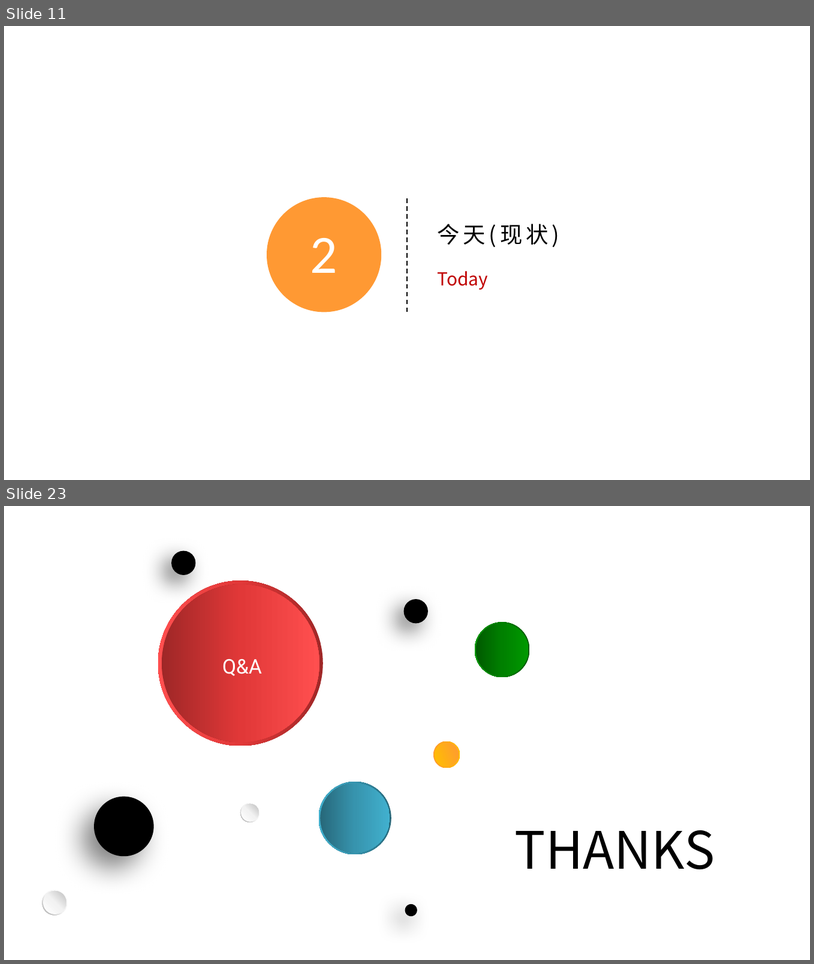
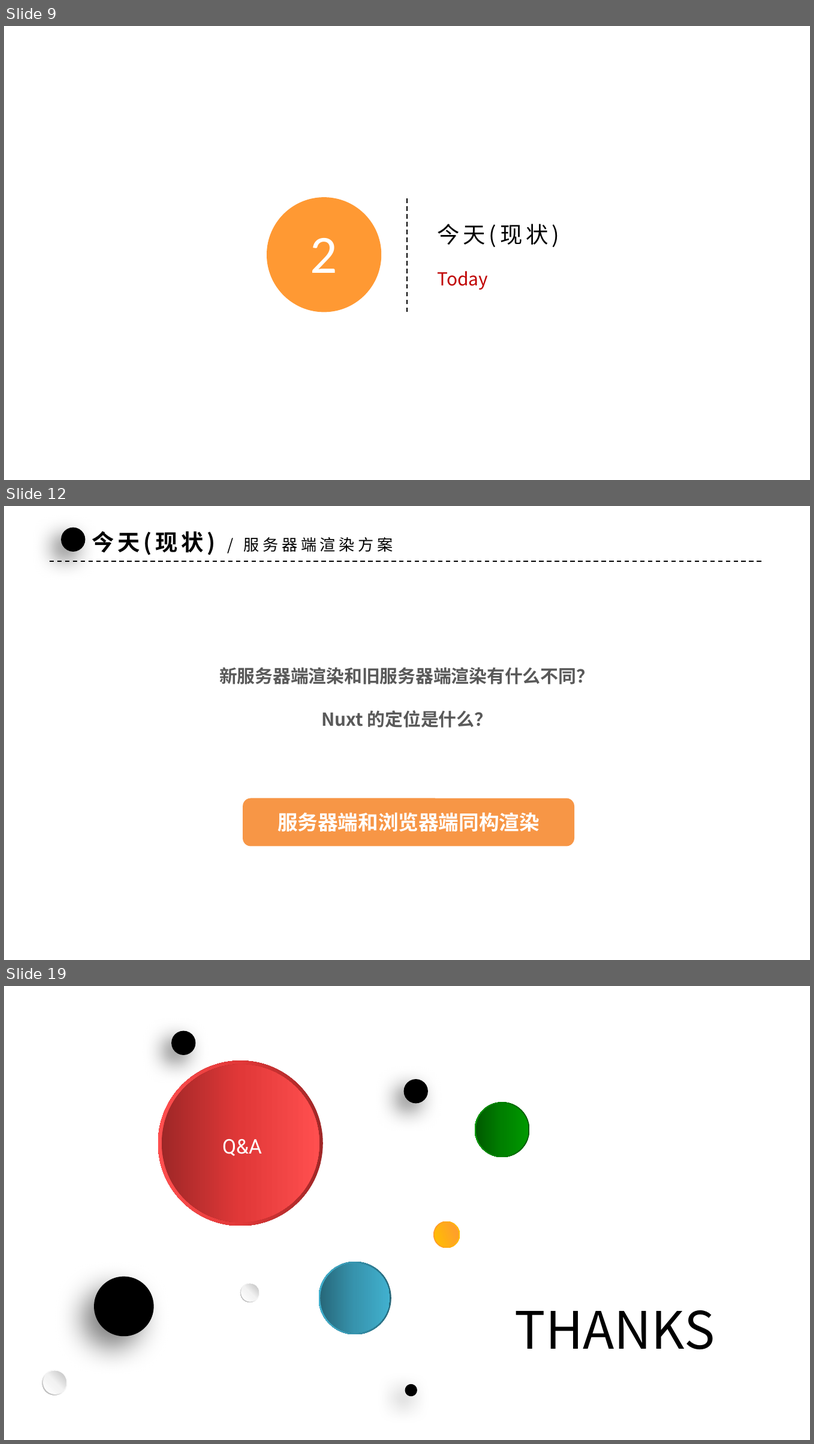
Before and after one commit to xiaoqiang-zhao/my-cellar, a slide deck: web/articles/ssr/SSR.pptx. Shown one above the other, each under a label of ours: slides 11 and 23 before the commit, slides 9, 12 and 19 after it; the slides between them are not shown. The pictures are 814x964 and 814x1444 pixels, drawn with LibreOffice and Linux fonts; fonts in the diff are those of the drawing; background and template pictures are left out. Boxes give left, top, right and bottom in pixels: in the first picture for what was removed or moved away, otherwise in the second. Text is boxed around its words. In the diff, an @@ line names an element or a change of style, - is before the commit and + after.

```diff
--- a/web/articles/ssr/SSR.pptx
+++ b/web/articles/ssr/SSR.pptx
@@ slide 12 added at (x1=4, y1=506, x2=810, y2=960), background picture (left out) @@
@@ ellipse added at (x1=61, y1=527, x2=86, y2=551), fill #000000 @@
@@ text added at (x1=92, y1=531, x2=393, y2=555), 14 pt, text #000000 @@
+今天(现状) / 服务器端渲染方案
@@ line added from (49, 561) to (765, 561), #000000 1 pt dashed @@
@@ text added at (x1=219, y1=667, x2=594, y2=727), 16 pt, text #595959, bold @@
+新服务器端渲染和旧服务器端渲染有什么不同？
+Nuxt 的定位是什么？
@@ rounded rectangle added at (x1=243, y1=798, x2=574, y2=846), fill #F79646, 18 pt, text #FFFFFF, bold @@
+服务器端和浏览器端同构渲染
@@ what was slide 11 is now slide 9 @@
@@ what was slide 23 is now slide 19 @@
```
Also in this commit, not shown: 7 slides changed, 8 other slides added, 12 slides removed, 1 other file.
